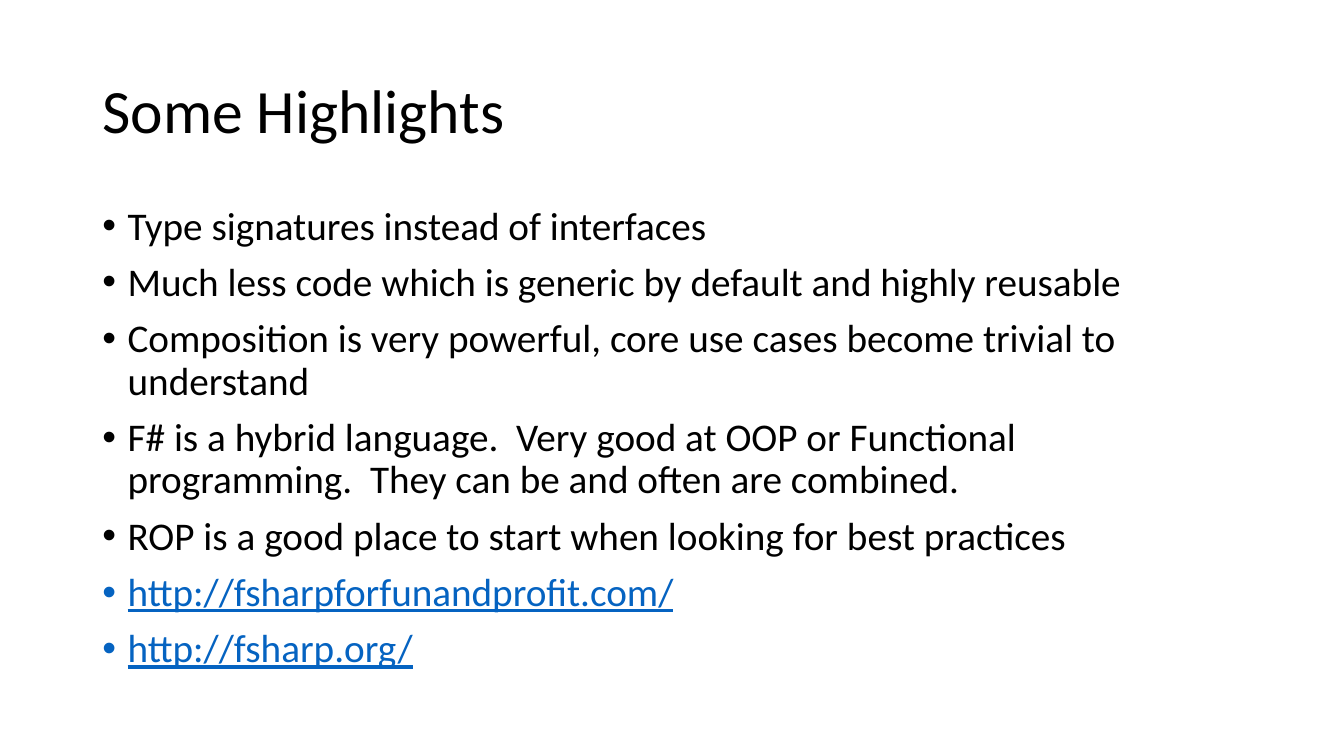
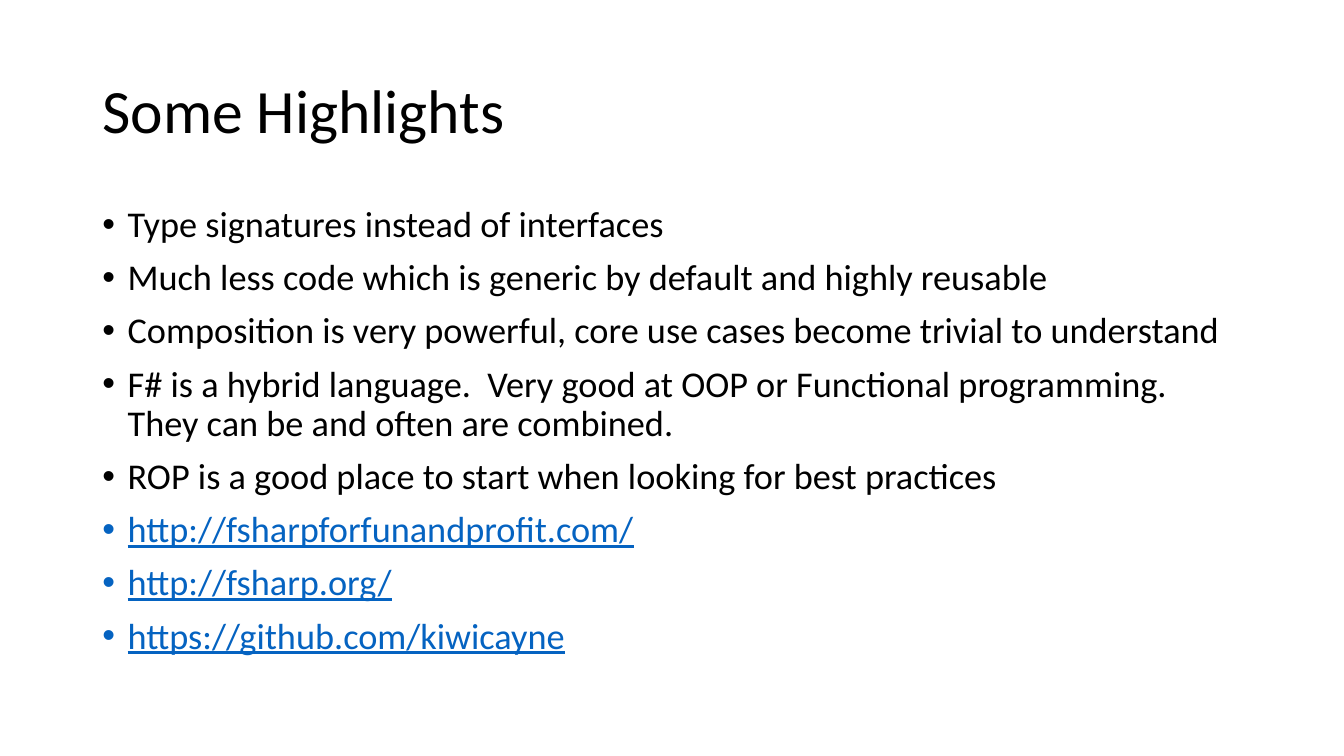
Before and after one commit to kiwicayne/fsharp-di-talk, a slide deck: slide 12 of Presentation.pptx (slide 9 before the commit). Drawn at 1344x756 pixels with LibreOffice and Linux fonts; fonts in the diff are those of the drawing. Boxes give left, top, right and bottom in pixels: in the first picture for what was removed or moved away, otherwise in the second. Text is boxed around its words. In the diff, an @@ line names an element or a change of style, - is before the commit and + after.

Commit message:
Improved presentation

```diff
--- a/Presentation.pptx
+++ b/Presentation.pptx
@@ text at (128,211,1219,602): size 28 to 25.9 pt @@
@@ text at (128,623,565,656): paragraph added @@
+• https://github.com/kiwicayne
```
Also in this commit, not shown: 3 slides added, 1 other file.
